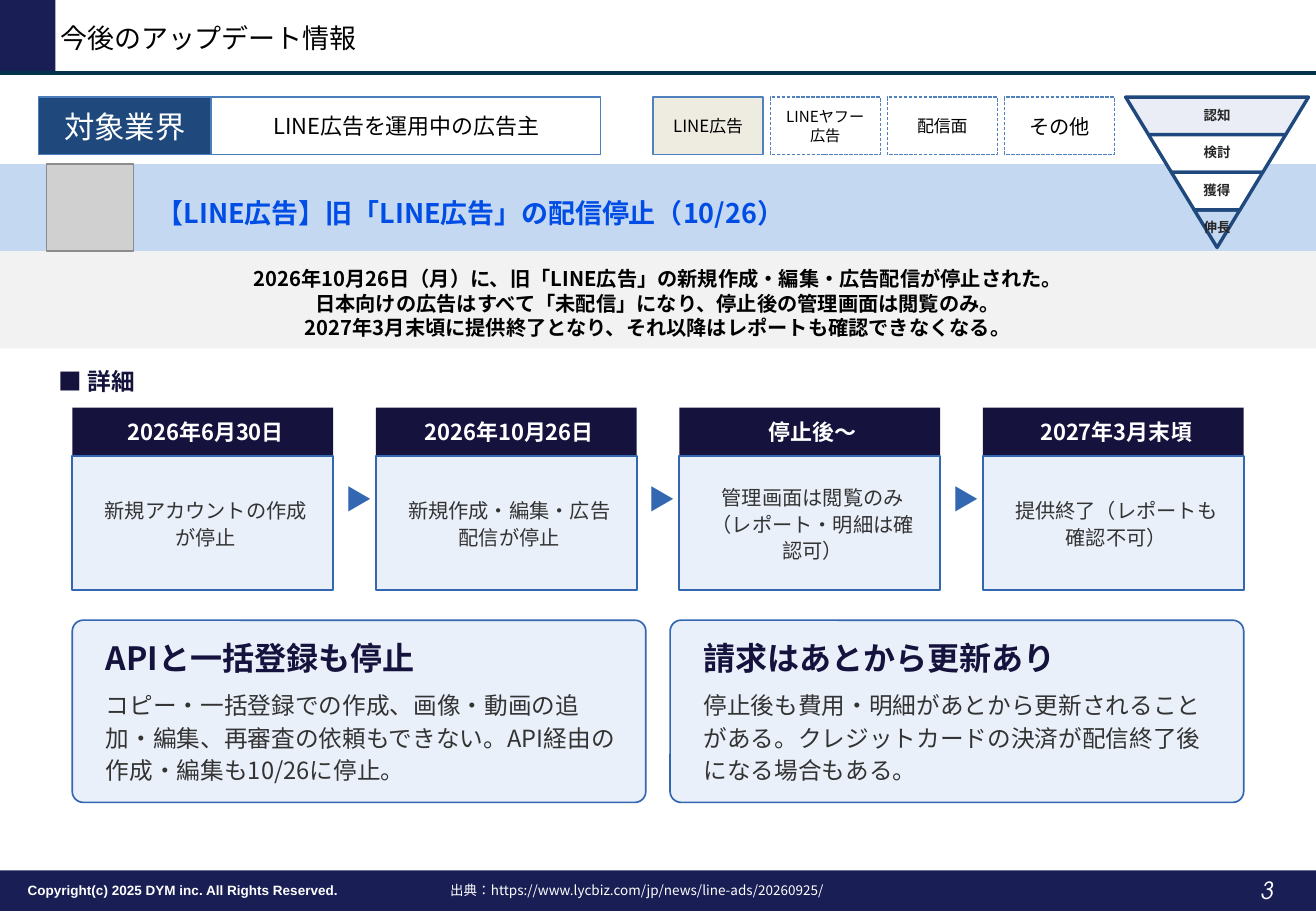
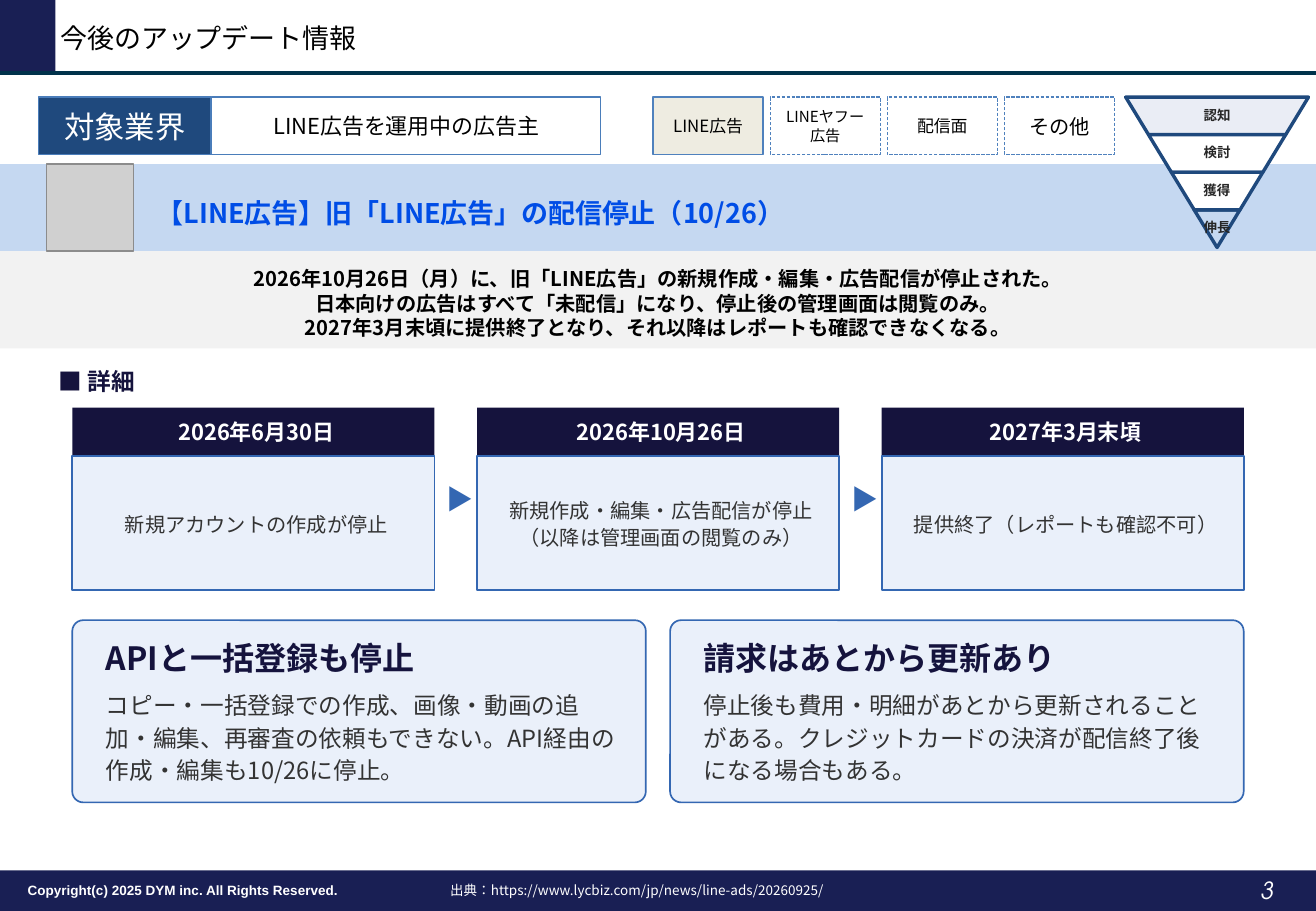
Before and after one commit to tonomura-r-dev/folder, a slide deck: slide 3 of LINE広告トレンドレポート_2026年10月.pptx. Drawn at 1316x911 pixels with LibreOffice and Linux fonts; fonts in the diff are those of the drawing; grey boxes stand for pictures; background and template pictures are left out. Boxes give left, top, right and bottom in pixels: in the first picture for what was removed or moved away, otherwise in the second. Text is boxed around its words. In the diff, an @@ line names an element or a change of style, - is before the commit and + after.

```diff
--- a/LINE広告トレンドレポート_2026年10月.pptx
+++ b/LINE広告トレンドレポート_2026年10月.pptx
@@ rectangle "2026年6月30日": place and size @@
-rectangle "2026年6月30日" at box(73, 408, 334, 457)
+rectangle "2026年6月30日" at box(73, 408, 435, 457)
@@ text "▶": place and size @@
-text "▶" at box(333, 408, 375, 591)
+text "▶" at box(435, 408, 478, 591)
@@ rectangle "2026年10月26日": place and size @@
-rectangle "2026年10月26日" at box(375, 408, 637, 457)
+rectangle "2026年10月26日" at box(478, 408, 840, 457)
@@ rectangle removed at box(679, 408, 941, 457) @@
-停止後〜
@@ text "▶": place and size @@
-text "▶" at box(637, 408, 679, 591)
+text "▶" at box(840, 408, 882, 591)
@@ rectangle "2027年3月末頃": place and size @@
-rectangle "2027年3月末頃" at box(983, 408, 1244, 457)
+rectangle "2027年3月末頃" at box(882, 408, 1244, 457)
@@ text removed at box(941, 408, 983, 591) @@
-▶
@@ rectangle "新規アカウントの作成が停止": place and size @@
-rectangle "新規アカウントの作成が停止" at box(73, 457, 334, 591)
+rectangle "新規アカウントの作成が停止" at box(73, 457, 435, 591)
@@ rectangle "新規作成・編集・広告配信が停止（以降は管理画面の閲覧のみ）": place and size @@
-rectangle "新規作成・編集・広告配信が停止（以降は管理画面の閲覧のみ）" at box(375, 457, 637, 591)
+rectangle "新規作成・編集・広告配信が停止（以降は管理画面の閲覧のみ）" at box(478, 457, 840, 591)
@@ rectangle removed at box(679, 457, 941, 591) @@
-管理画面は閲覧のみ
-（レポート・明細は確認可）
@@ rectangle "提供終了（レポートも確認不可）": place and size @@
-rectangle "提供終了（レポートも確認不可）" at box(983, 457, 1244, 591)
+rectangle "提供終了（レポートも確認不可）" at box(882, 457, 1244, 591)
@@ text in rectangle at box(509, 501, 812, 547): text changed @@
-新規作成・編集・広告配信が停止
+新規作成・編集・広告配信が停止（以降は管理画面の閲覧のみ）
```
